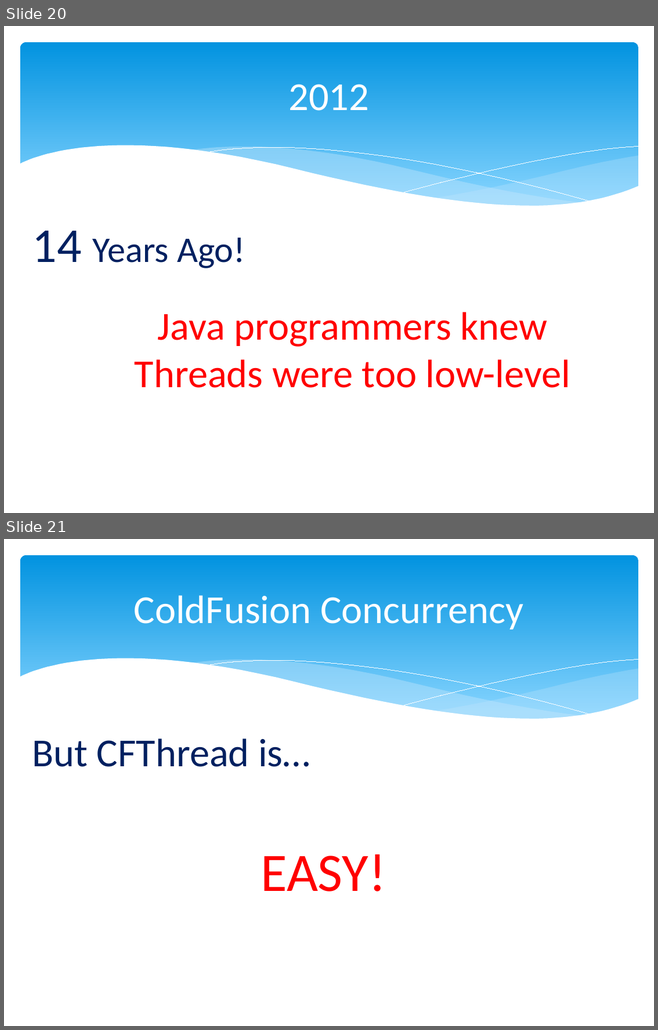
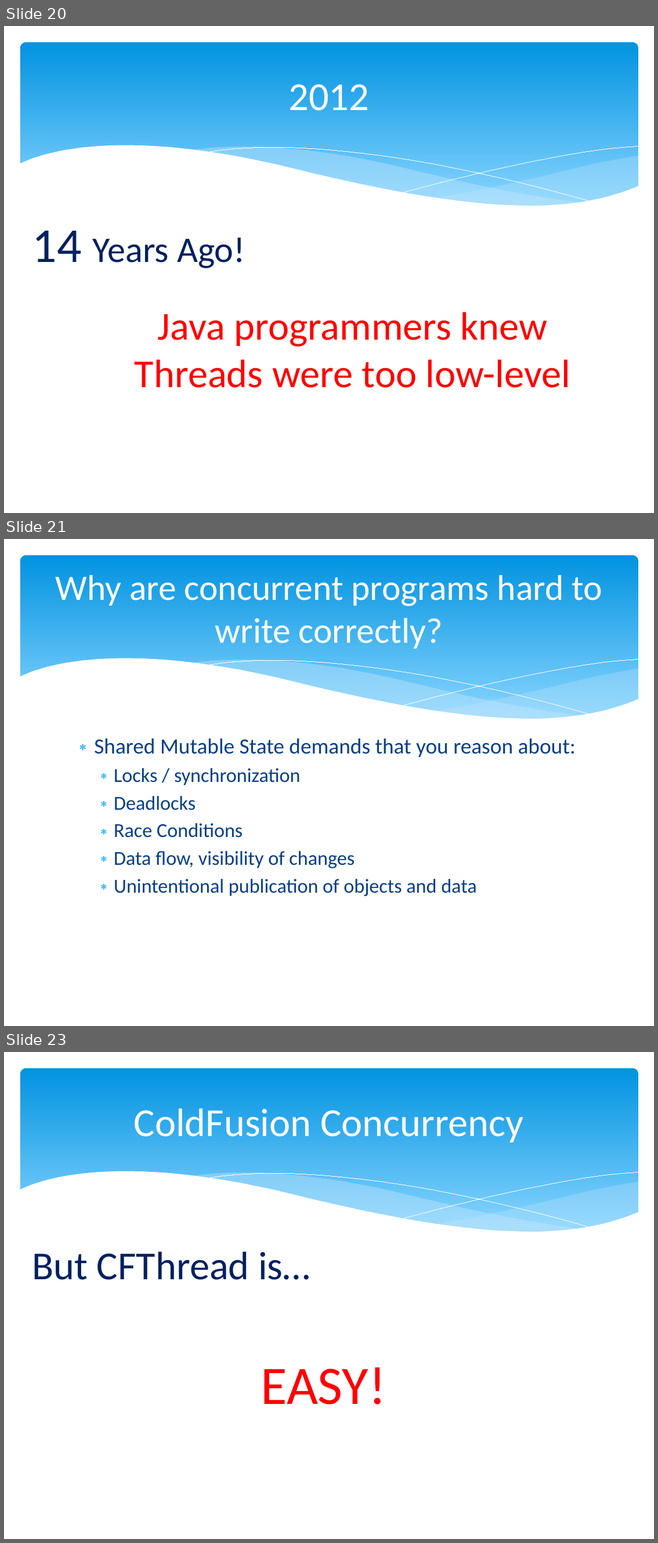
Before and after one commit to marcesher/mxunit-cfmeetups, a slide deck: CFObjective_2012_Concurrency/preso/concurrency_zen.pptx. Shown one above the other, each under a label of ours: slides 20 and 21 before the commit, slides 20, 21 and 23 after it; the slides between them are not shown. The pictures are 658x1030 and 658x1543 pixels, drawn with LibreOffice and Linux fonts; fonts in the diff are those of the drawing. Boxes give left, top, right and bottom in pixels: in the first picture for what was removed or moved away, otherwise in the second. Text is boxed around its words. In the diff, an @@ line names an element or a change of style, - is before the commit and + after.

```diff
--- a/CFObjective_2012_Concurrency/preso/concurrency_zen.pptx
+++ b/CFObjective_2012_Concurrency/preso/concurrency_zen.pptx
@@ slide 21 added at [4,539,654,1026], background #FFFFFF; not listed: 6 template elements that a slide beside it also shows @@
@@ title added at [55,575,601,649], 39.6 pt, text #FFFFFF @@
+Why are concurrent programs hard to write correctly?
@@ text added at [94,739,575,896], 22 pt, text #073E87 @@
+∗ Shared Mutable State demands that you reason about:
+  ∗ Locks / synchronization
+  ∗ Deadlocks
+  ∗ Race Conditions
+  ∗ Data flow, visibility of changes
+  ∗ Unintentional publication of objects and data
@@ what was slide 21 is now slide 23 @@
```
Also in this commit, not shown: 1 slide changed, 5 other slides added.
